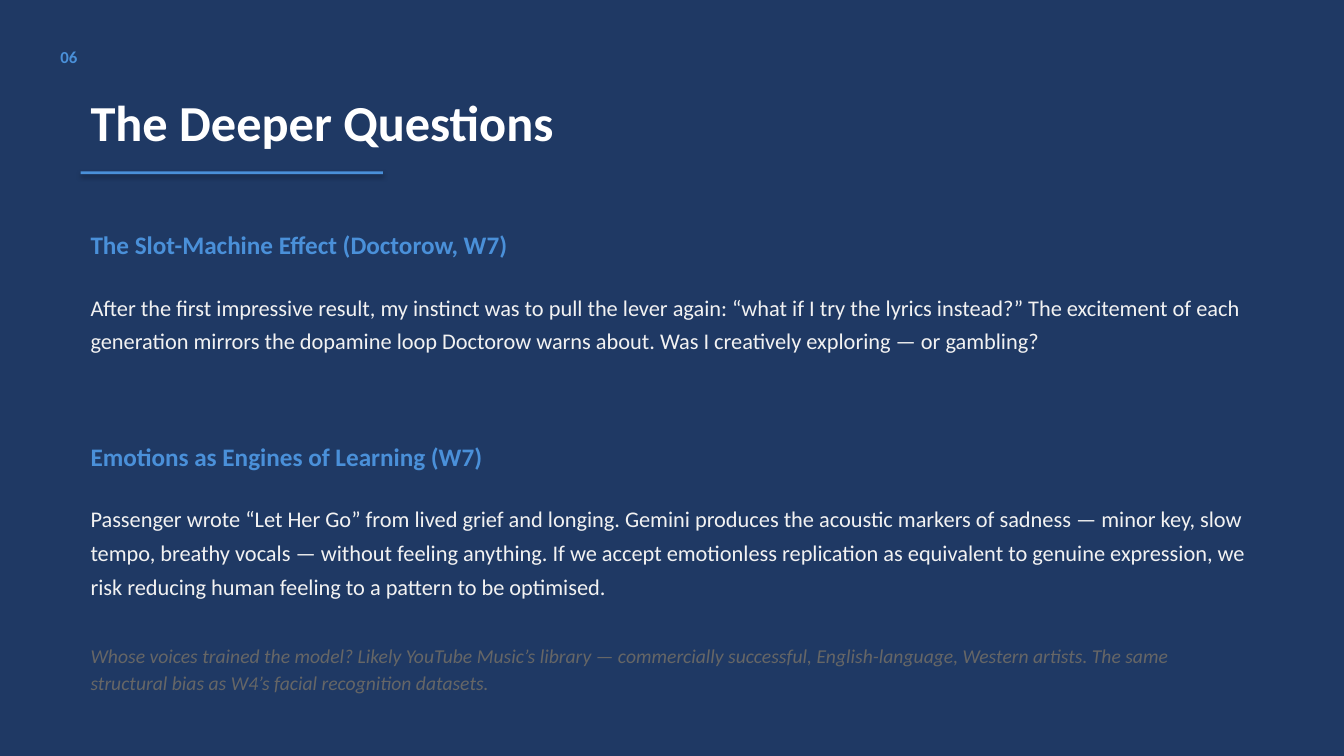
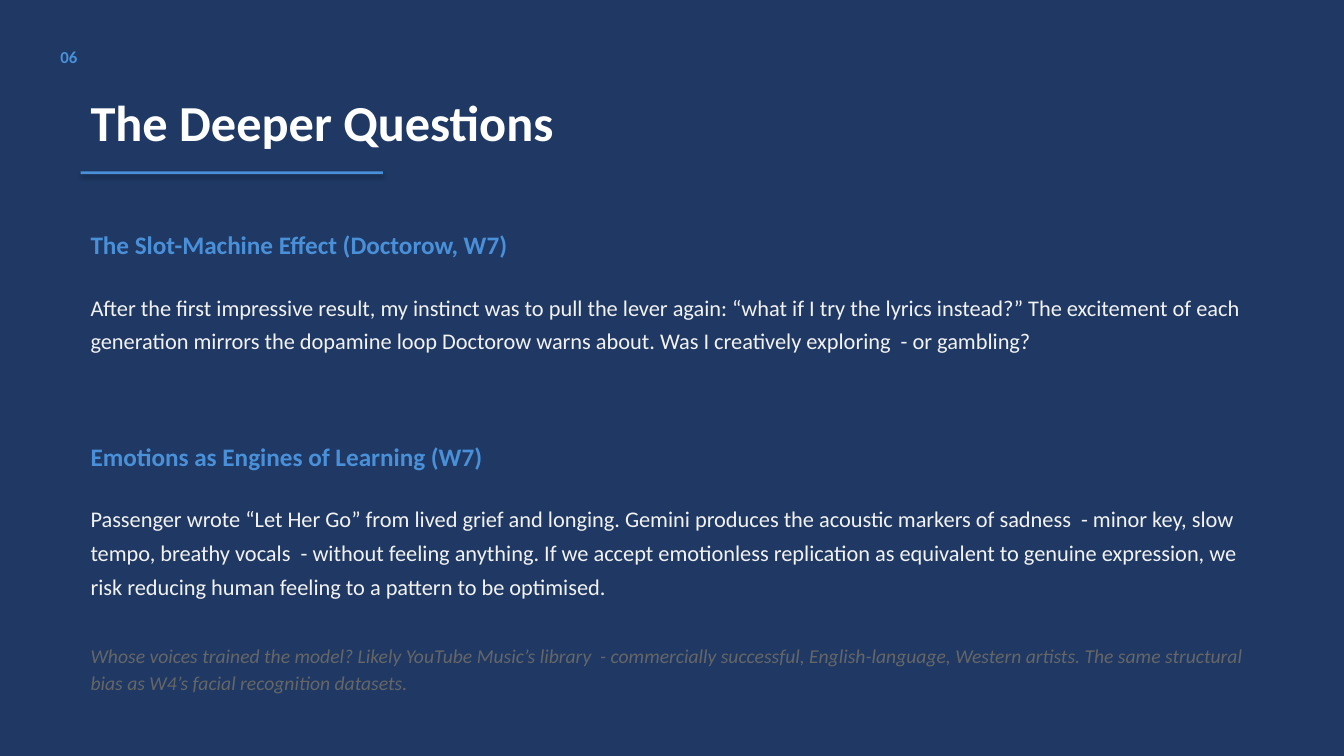
Before and after one commit to Elias-Schwegler/PHKI, a slide deck: slide 7 of Assignment_1_AI_Music_Generation/PHKI_Assignment1_Presentation.pptx. Drawn at 1344x756 pixels with LibreOffice and Linux fonts; fonts in the diff are those of the drawing. Boxes give left, top, right and bottom in pixels: in the first picture for what was removed or moved away, otherwise in the second. Text is boxed around its words. In the diff, an @@ line names an element or a change of style, - is before the commit and + after.

```diff
--- a/Assignment_1_AI_Music_Generation/PHKI_Assignment1_Presentation.pptx
+++ b/Assignment_1_AI_Music_Generation/PHKI_Assignment1_Presentation.pptx
@@ text at (91, 300, 1239, 353): text changed @@
-After the first impressive result, my instinct was to pull the lever again: “what if I try the lyrics instead?” The excitement of each generation mirrors the dopamine loop Doctorow warns about. Was I creatively exploring — or gambling?
+After the first impressive result, my instinct was to pull the lever again: “what if I try the lyrics instead?” The excitement of each generation mirrors the dopamine loop Doctorow warns about. Was I creatively exploring - or gambling?
@@ text at (91, 511, 1236, 599): text changed @@
-Passenger wrote “Let Her Go” from lived grief and longing. Gemini produces the acoustic markers of sadness — minor key, slow tempo, breathy vocals — without feeling anything. If we accept emotionless replication as equivalent to genuine expression, we risk reducing human feeling to a pattern to be optimised.
+Passenger wrote “Let Her Go” from lived grief and longing. Gemini produces the acoustic markers of sadness - minor key, slow tempo, breathy vocals - without feeling anything. If we accept emotionless replication as equivalent to genuine expression, we risk reducing human feeling to a pattern to be optimised.
@@ text at (91, 649, 1242, 693): text changed @@
-Whose voices trained the model? Likely YouTube Music’s library — commercially successful, English-language, Western artists. The same structural bias as W4’s facial recognition datasets.
+Whose voices trained the model? Likely YouTube Music’s library - commercially successful, English-language, Western artists. The same structural bias as W4’s facial recognition datasets.
```
Also in this commit, not shown: 4 other slides changed, 3 other files.
